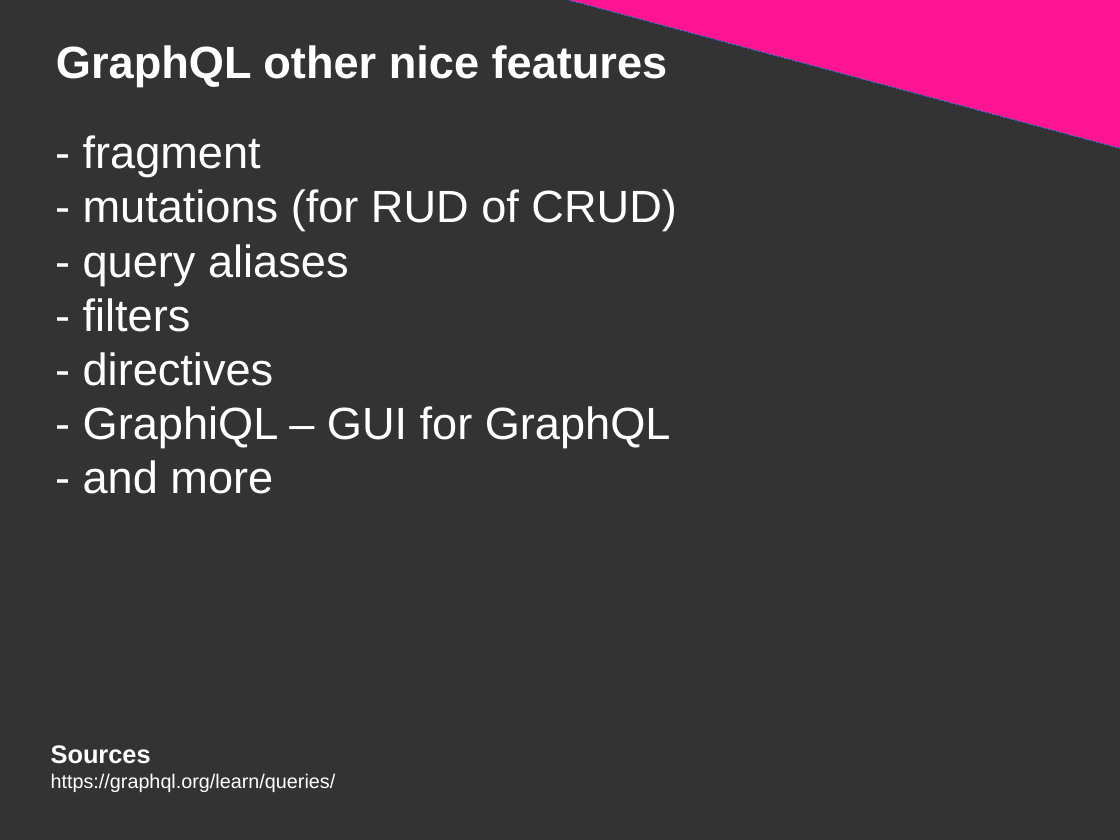
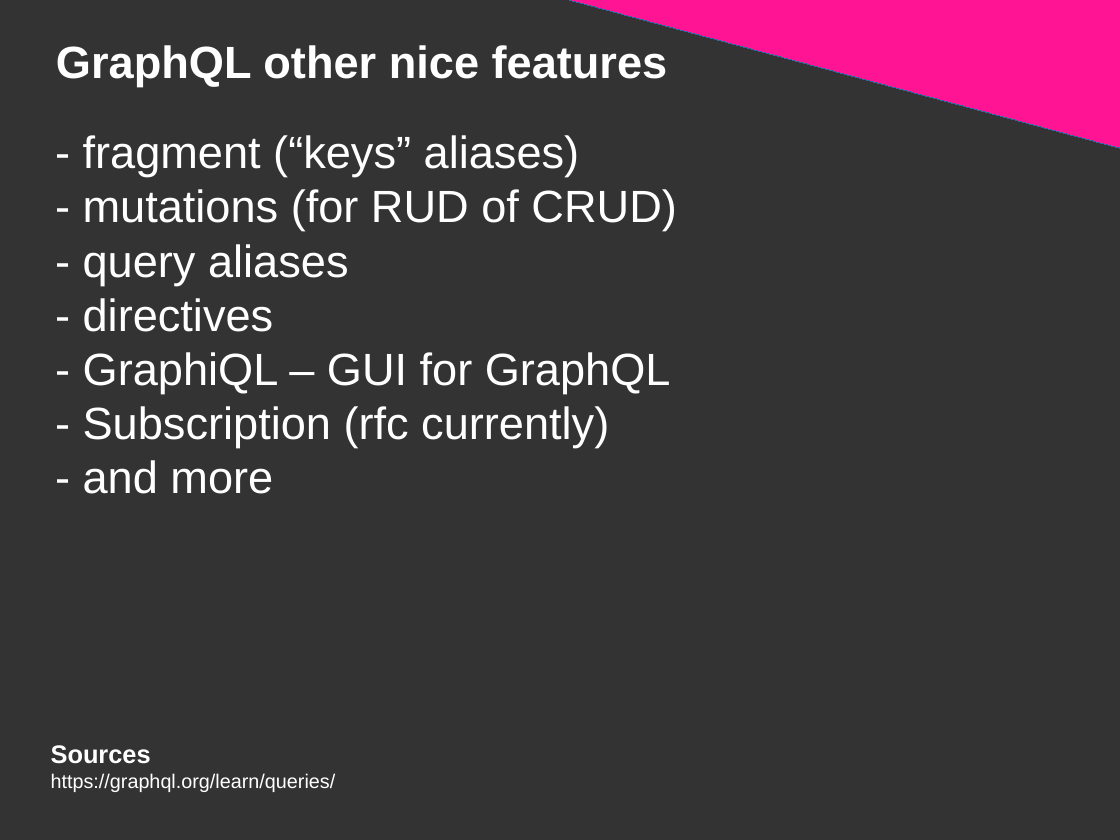
Before and after one commit to DanYellow/presentations, a slide deck: slide 57 of graphql/presentation.odp (slide 54 before the commit). Drawn at 1120x840 pixels with LibreOffice and Linux fonts; fonts in the diff are those of the drawing. Boxes give left, top, right and bottom in pixels: in the first picture for what was removed or moved away, otherwise in the second. Text is boxed around its words. In the diff, an @@ line names an element or a change of style, - is before the commit and + after.

```diff
--- a/graphql/presentation.odp
+++ b/graphql/presentation.odp
@@ title at bbox=[83, 135, 676, 494]: text changed @@
-- fragment
-- mutations (for RUD of CRUD)
-- query aliases
-- filters
-- directives
-- GraphiQL – GUI for GraphQL
-- and more
+- fragment (“keys” aliases)
+- mutations (for RUD of CRUD)
+- query aliases
+- directives
+- GraphiQL – GUI for GraphQL
+- Subscription (rfc currently)
+- and more
```
Also in this commit, not shown: 4 other slides changed, 3 slides added, 4 other files.
